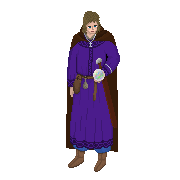
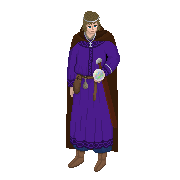
The second 180 x 180 image is a revision of the first. Changes to its layers:
painted on "Background" over (73, 14, 112, 153)
